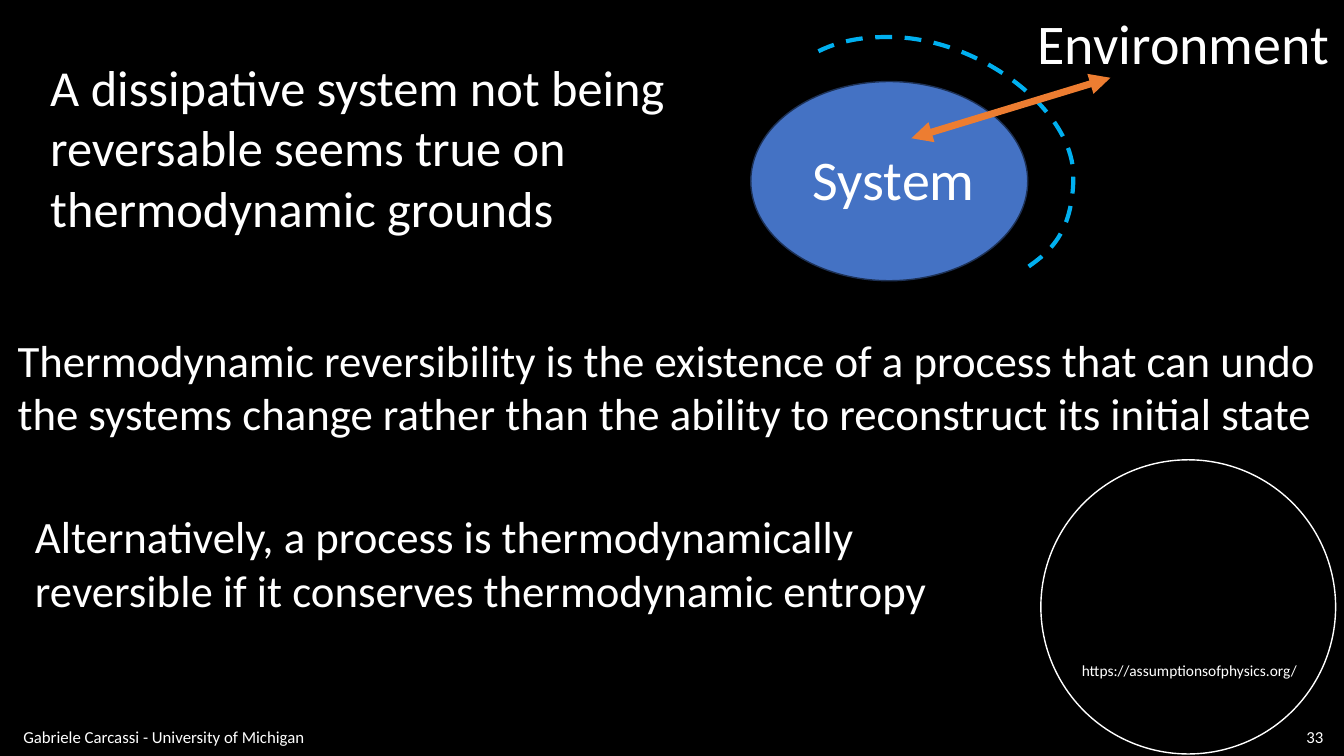
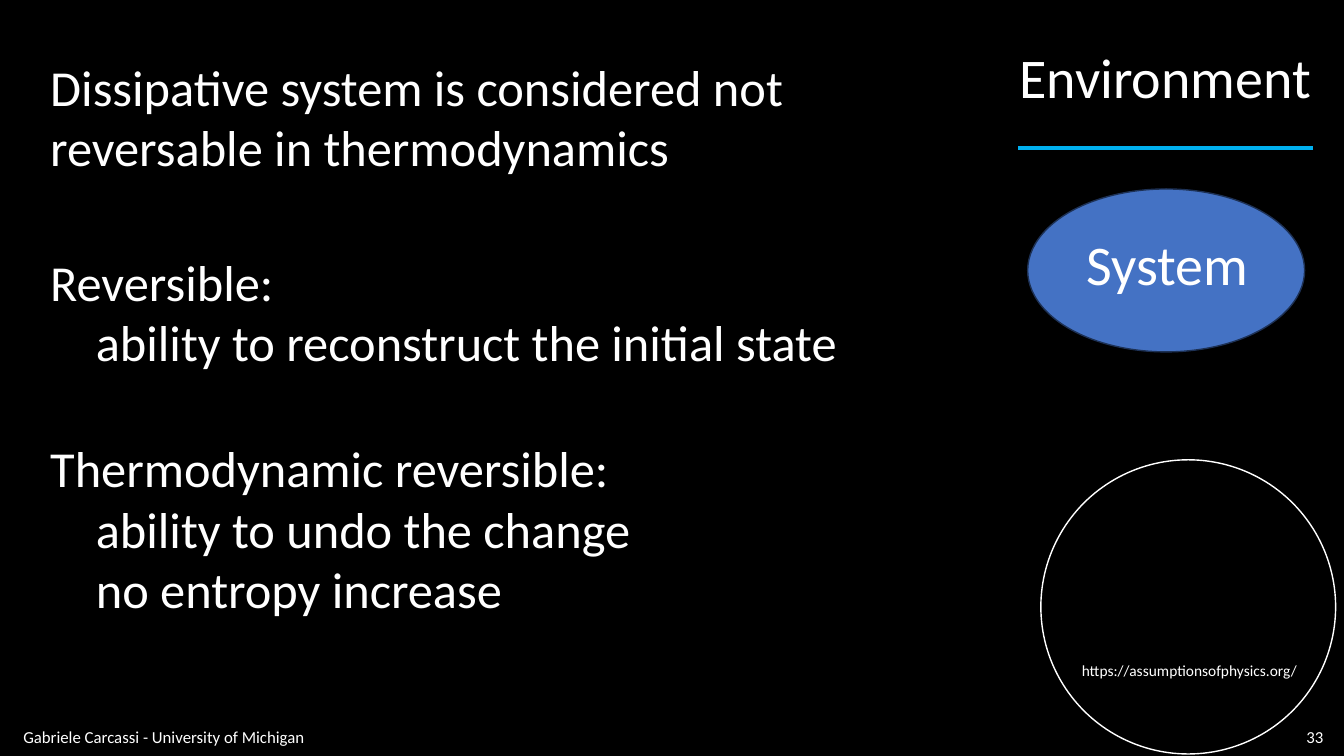
Before and after one commit to assumptionsofphysics/slides, a slide deck: slide 33 of BookCompanions-v2/RP-Class-3.pptx. Drawn at 1344x756 pixels with LibreOffice and Linux fonts; fonts in the diff are those of the drawing; background and template pictures are left out. Boxes give left, top, right and bottom in pixels: in the first picture for what was removed or moved away, otherwise in the second. Text is boxed around its words. In the diff, an @@ line names an element or a change of style, - is before the commit and + after.

```diff
--- a/BookCompanions-v2/RP-Class-3.pptx
+++ b/BookCompanions-v2/RP-Class-3.pptx
@@ freeform shape removed at [819, 37, 1074, 270] @@
@@ text "Environment" rewrapped from [1038, 25, 1329, 77] to [1019, 59, 1310, 99] @@
@@ text at [50, 71, 783, 174]: text changed @@
-A dissipative system not being
-reversable seems true on
-thermodynamic grounds
+Dissipative system is considered not
+reversable in thermodynamics
@@ double arrow removed from (911, 138) to (1111, 78) @@
@@ line added from (1018, 148) to (1314, 148), #00B0F0 3 pt @@
@@ ellipse: place and size @@
-ellipse at [751, 82, 1028, 281]
+ellipse at [1028, 189, 1306, 352]
@@ text "System": place and size @@
-text "System" at [813, 163, 975, 209]
+text "System" at [1087, 248, 1249, 294]
@@ text at [50, 266, 836, 369]: text changed; size 32 to 36 pt @@
-Thermodynamic reversibility is the existence of a process that can undo
-the systems change rather than the ability to reconstruct its initial state
+Reversible:
+ability to reconstruct the initial state
@@ text added at [50, 452, 630, 616], 36 pt, text #FFFFFF @@
+Thermodynamic reversible:
+ability to undo the change
+no entropy increase
@@ text removed at [35, 522, 926, 615] @@
-Alternatively, a process is thermodynamically
-reversible if it conserves thermodynamic entropy
```
Also in this commit, not shown: 5 other slides changed, 2 slides removed, 1 other file.
